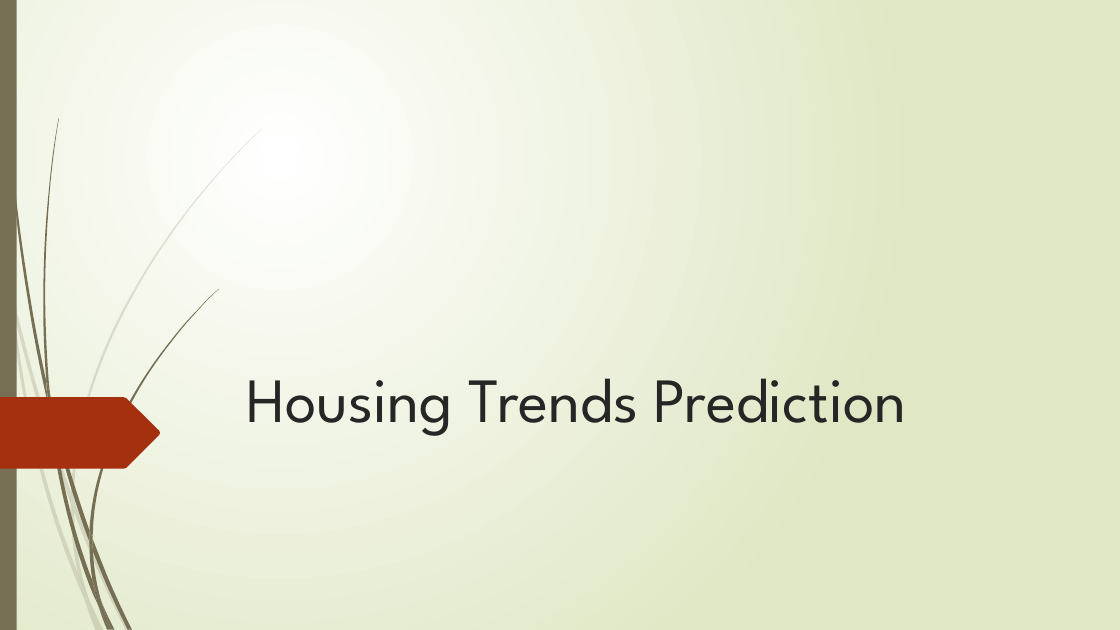
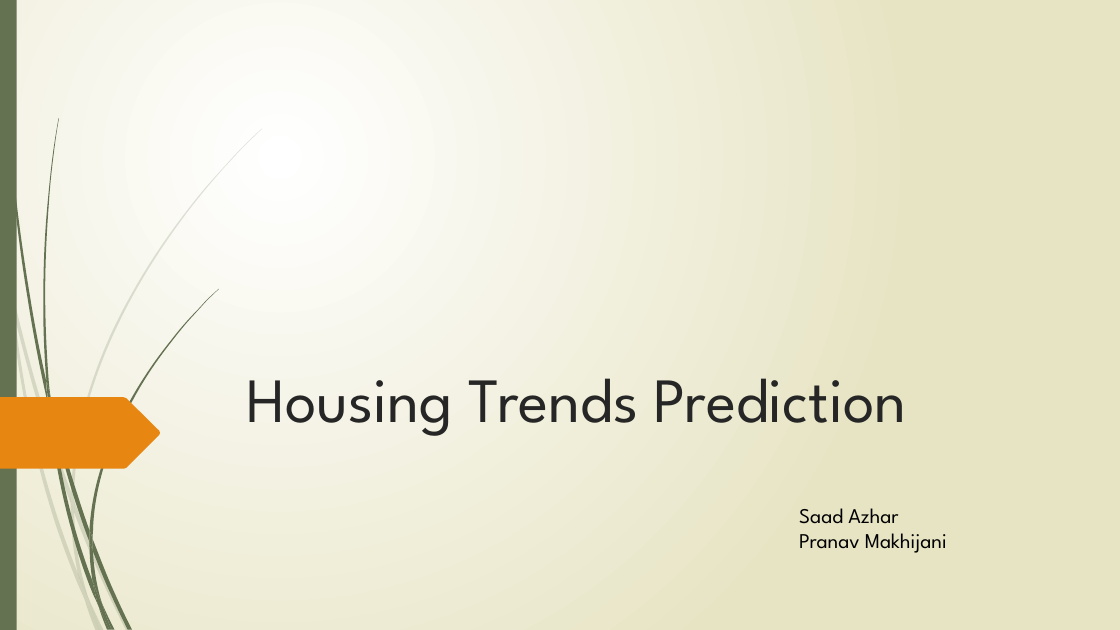
Before and after one commit to saadazhar1/Housing-Trends-Price-Prediction, a slide deck: slide 1 of Housing Trends Prediction.pptx. Drawn at 1120x630 pixels with LibreOffice and Linux fonts; fonts in the diff are those of the drawing. Boxes give left, top, right and bottom in pixels: in the first picture for what was removed or moved away, otherwise in the second. Text is boxed around its words. In the diff, an @@ line names an element or a change of style, - is before the commit and + after.

```diff
--- a/Housing Trends Prediction.pptx
+++ b/Housing Trends Prediction.pptx
@@ background gradient #FFFFFF to #DFE8C4 to gradient #FFFFFF to #E8E6C4 @@
@@ freeform shape at (3, 0, 48, 404): fill #766F54 to #647252; outline redrawn @@
@@ fill #766F54 to #647252 in 12 elements at (50, 397, 89, 542), (92, 539, 132, 629), (48, 401, 98, 607), (103, 604, 115, 630), (46, 377, 54, 424), (89, 289, 218, 539), (98, 607, 109, 630), (89, 542, 102, 604), (89, 530, 92, 551), (92, 581, 112, 629), (0, 0, 17, 630), (43, 118, 59, 397) @@
@@ freeform shape at (0, 397, 160, 469): fill #A53010 to #E78712 @@
@@ text added at (799, 508, 947, 553), 18 pt, text #000000 @@
+Saad Azhar
+Pranav Makhijani
@@ fill #766F54 at 20% opacity to #647252 at 20% opacity in 10 elements at (0, 237, 9, 294), (12, 290, 71, 503), (74, 501, 130, 630), (88, 597, 104, 630), (9, 294, 85, 600), (71, 503, 88, 597), (71, 129, 262, 501), (85, 600, 100, 630), (71, 492, 74, 513), (78, 574, 100, 630) @@
```
Also in this commit, not shown: 21 slides added, 21 slides removed, 4 other files.
